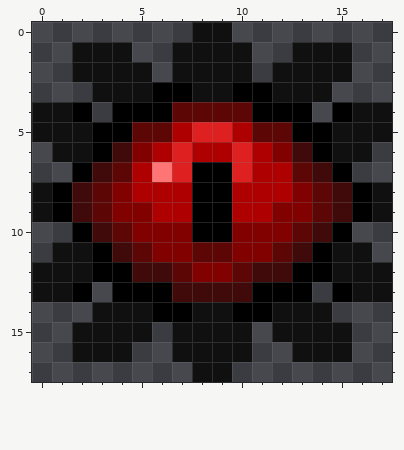
Two versions of one pixel-art sprite, assets/minecraft/textures/mob_effect/unluck.png. The picture above is the old version.
The file is 18x18 pixels.
And afterwards:
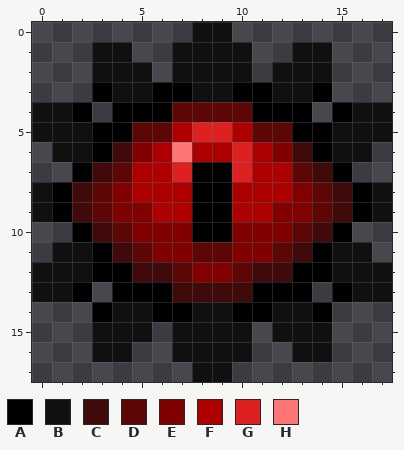
Palette (. is transparent): A #000000  B #111010  C #410a0a  D #5c0606  E #810000  F #ae0000  G #de2020  H #ff7474
Difference:
{"y":1,"x":2,"old":"B","new":"."}
{"y":1,"x":15,"old":"B","new":"."}
{"y":2,"x":2,"old":"B","new":"."}
{"y":2,"x":15,"old":"B","new":"."}
{"y":3,"x":3,"old":"B","new":"A"}
{"y":3,"x":14,"old":"B","new":"A"}
{"y":6,"x":7,"old":"G","new":"H"}
{"y":7,"x":6,"old":"H","new":"F"}
{"y":14,"x":3,"old":"B","new":"A"}
{"y":14,"x":14,"old":"B","new":"A"}
{"y":15,"x":2,"old":"B","new":"."}
{"y":15,"x":15,"old":"B","new":"."}
{"y":16,"x":2,"old":"B","new":"."}
{"y":16,"x":15,"old":"B","new":"."}
{"label":"changed","picture_box":[72,42,192,182]}
{"label":"changed","picture_box":[312,42,352,102]}
{"label":"changed","picture_box":[72,302,112,362]}
{"label":"changed","picture_box":[312,302,352,362]}
